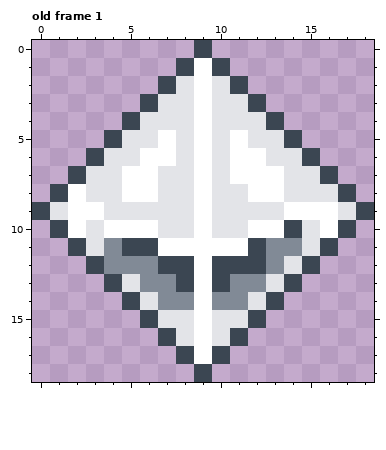
Pixel-art file -- Game Off Game Jam Prototype/Assets/Textures/Keys/Spectral_Key.aseprite. Above, as it was before the edit.
19x19 pixels, 1 frame. Shown: old frame 1. The commit also changed other frames, which this record leaves out.
The same view after the edit:
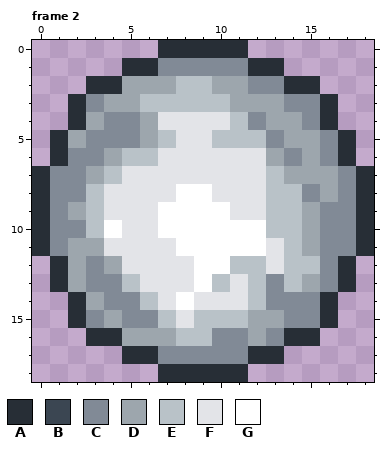
Palette (. is transparent): A #272e36  B #3b4652  C #818a96  D #9da6ad  E #b9c2c8  F #e3e4e8  G #ffffff
A new or re-ordered frame is compared with the old frame closest to it.
Edits made:
frames 1 -> 4
layer "Layer 2" added
layer "Spectral Key" removed
--- frame 2 is new; against old frame 1, layer "Layer 2"
@@ x 0..18 @@
- 0 .........B.........
- 1 ........BGB........
- 2 .......BFGFB.......
- 3 ......BFFGFFB......
- 4 .....BFFFGFFFB.....
- 5 ....BFFGFGFGFFB....
- 6 ...BFFGGFGFGGFFB...
- 7 ..BFFGGFFGFGGGFFB..
- 8 .BGFFGGFFGFFGGFFFB.
- 9 BFGGFFFFFGFFFFGGGFB
-10 .BGFGGGFFGFFGGBFGB.
-11 ..BFCBBGGGGGBCCFB..
-12 ...BCCCBBGBBBCFB...
-13 ....BFCCBGBCCFB....
-14 .....BFCCGCCFB.....
-15 ......BFFGFFB......
-16 .......BFGFB.......
-17 ........BGB........
-18 .........B.........
+ 0 .......AAAAA.......
+ 1 .....AACCCCCAA.....
+ 2 ...AADDDEEDDCCAA...
+ 3 ..ACDDEEEEEDDDCCA..
+ 4 ..ADCCDFFFFECDDCA..
+ 5 .ADCCCDEFFEEECDDCA.
+ 6 .ACCDEEFFFFFFDCDCA.
+ 7 ACCDEFFFFFFFFEDDDCA
+ 8 ACCEFFFFGGFFFEECDCA
+ 9 ACDEFFFGGGGFFEEDCCA
+10 ACCEGFFGGGGGGEEDCCA
+11 ACDDFFFFGGGGGFEDCCA
+12 .ADCDFFFFGGEEFEECA.
+13 .ADCCEFFFGEFECEDCA.
+14 ..ADCCEFGFFFECCCA..
+15 ..ACDCCEFEEEDDCCA..
+16 ...AADDDEECCDCAA...
+17 .....AACCCCCAA.....
+18 .......AAAAA.......
Changed places in both pictures, as pixel boxes (x1, y1, x2, y2):
changed: (32, 40, 374, 382)
